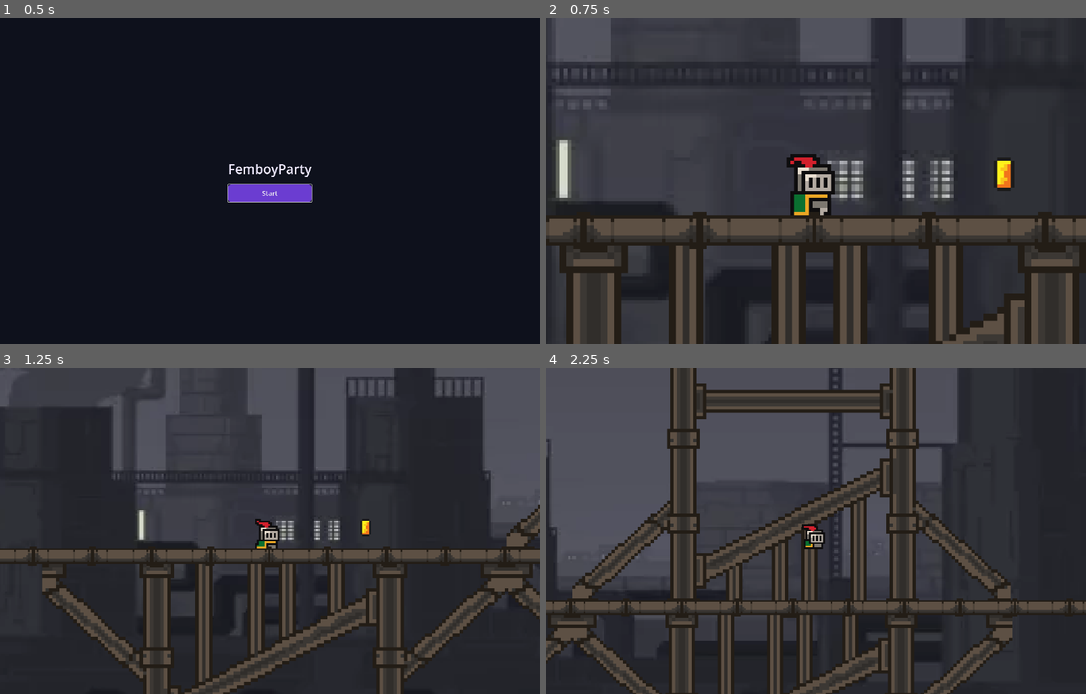
Above: before the commit, frames 1-4 (two rows, left to right).
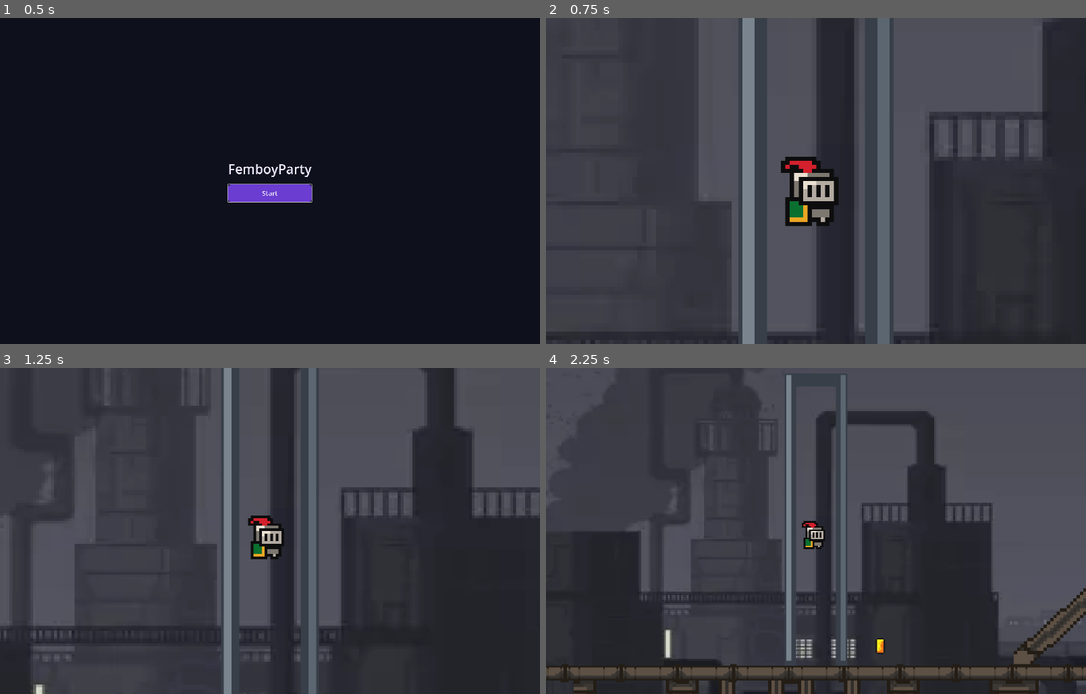
Above: after the commit, the same moments.

Repository: rkywsa/FemboyParty
Game: Godot game, scene res://MainMenu/main_menu.tscn
Same seed, same stepped clock (60 frames per second), same inputs: the game is played once before the commit and once after it.
Inputs:
- Up to frame 1 (0.5 s): no input
- Up to frame 2 (0.75 s): click "Start" at 0.5 s
- Up to frame 3 (1.25 s): no input
- Up to frame 4 (2.25 s): tap Enter (ui_accept) at 1.25, 1.35, 1.52, 1.82, 2.1 s; hold Right (ui_right) from 1.28 s (still down)

Frame 1 is identical in both runs. In frame 2, 50% of the frame differs, in the area x 0-100%, y 0-100%; in frame 3, 44%; in frame 4, 54%.

Commit message:
animation x2

Diff:
--- a/Graphics/level.tscn
+++ b/Graphics/level.tscn
@@ -15,10 +15,13 @@
 [sub_resource type="RectangleShape2D" id="RectangleShape2D_4kxuq"]
 size = Vector2(34, 9)
 
+[sub_resource type="RectangleShape2D" id="SpawnPipeWallShape"]
+size = Vector2(6, 170)
+
 [node name="Level" type="Node2D" unique_id=661646850]
 
 [node name="Player" parent="." unique_id=1078703586 instance=ExtResource("1_gcbfm")]
-position = Vector2(0, 189)
+position = Vector2(16, 120)
 
 [node name="TileMapLayer" type="TileMapLayer" parent="." unique_id=630245241]
 tile_set = SubResource("TileSet_mti6b")
@@ -240,6 +243,33 @@
 
 [node name="CollisionShape2D" type="CollisionShape2D" parent="Pipes/Pipe24/StaticBody2D" unique_id=451897706]
 shape = SubResource("RectangleShape2D_4kxuq")
+
+[node name="SpawnPipe" type="Node2D" parent="." unique_id=1913442513]
+position = Vector2(16, 0)
+
+[node name="PipeBody" type="Polygon2D" parent="SpawnPipe" unique_id=544579170]
+color = Color(0.22, 0.25, 0.29, 1)
+polygon = PackedVector2Array(-19, 24, 19, 24, 19, 202, 12, 202, 12, 32, -12, 32, -12, 202, -19, 202)
+
+[node name="LeftHighlight" type="Polygon2D" parent="SpawnPipe" unique_id=386385915]
+color = Color(0.48, 0.52, 0.56, 1)
+polygon = PackedVector2Array(-18, 25, -15, 25, -15, 199, -18, 199)
+
+[node name="RightHighlight" type="Polygon2D" parent="SpawnPipe" unique_id=630628240]
+color = Color(0.36, 0.4, 0.44, 1)
+polygon = PackedVector2Array(15, 25, 18, 25, 18, 199, 15, 199)
+
+[node name="LeftWall" type="StaticBody2D" parent="SpawnPipe" unique_id=223991695]
+position = Vector2(-16, 117)
+
+[node name="CollisionShape2D" type="CollisionShape2D" parent="SpawnPipe/LeftWall" unique_id=533390456]
+shape = SubResource("SpawnPipeWallShape")
+
+[node name="RightWall" type="StaticBody2D" parent="SpawnPipe" unique_id=1055964455]
+position = Vector2(16, 117)
+
+[node name="CollisionShape2D" type="CollisionShape2D" parent="SpawnPipe/RightWall" unique_id=1107954074]
+shape = SubResource("SpawnPipeWallShape")
 
 [node name="Coin" parent="." unique_id=635060567 instance=ExtResource("3_x4jqn")]
 position = Vector2(55, 190)
--- a/PlayerInteraction/player.gd
+++ b/PlayerInteraction/player.gd
@@ -6,10 +6,16 @@
 const SPEED = 300.0
 const JUMP_VELOCITY = -300.0
 const INTRO_ZOOM_MULTIPLIER = 3.0
-const INTRO_ZOOM_DURATION = 1.0
+const INTRO_ZOOM_DURATION = 2.0
+
+var intro_waiting := true
+var movement_enabled := false
 
 
 func _ready() -> void:
+	z_index = -1
+	animated_sprite.play("jump")
+
 	var normal_zoom := camera.zoom
 	camera.zoom = normal_zoom * INTRO_ZOOM_MULTIPLIER
 
@@ -17,20 +23,33 @@
 	tween.tween_property(camera, "zoom", normal_zoom, INTRO_ZOOM_DURATION) \
 		.set_trans(Tween.TRANS_CUBIC) \
 		.set_ease(Tween.EASE_OUT)
+	await tween.finished
+
+	intro_waiting = false
+	while not is_on_floor():
+		await get_tree().physics_frame
+
+	z_index = 1
+	movement_enabled = true
 
 
 func _physics_process(delta: float) -> void:
+	if intro_waiting:
+		return
+
 	# Add the gravity.
 	if not is_on_floor():
 		velocity += get_gravity() * delta
 
-	if Input.is_action_just_pressed("ui_accept") and is_on_floor():
+	if movement_enabled and Input.is_action_just_pressed("ui_accept") and is_on_floor():
 		velocity.y = JUMP_VELOCITY
 
 
 	# Get the input direction and handle the movement/deceleration.
 	# As good practice, you should replace UI actions with custom gameplay actions.
-	var direction := Input.get_axis("ui_left", "ui_right")
+	var direction := 0.0
+	if movement_enabled:
+		direction = Input.get_axis("ui_left", "ui_right")
 	if direction:
 		velocity.x = direction * SPEED
 
@@ -49,7 +68,6 @@
 	else:
 		animated_sprite.play("idle")
 
-	print(animated_sprite.animation)
 	move_and_slide()
 
 
